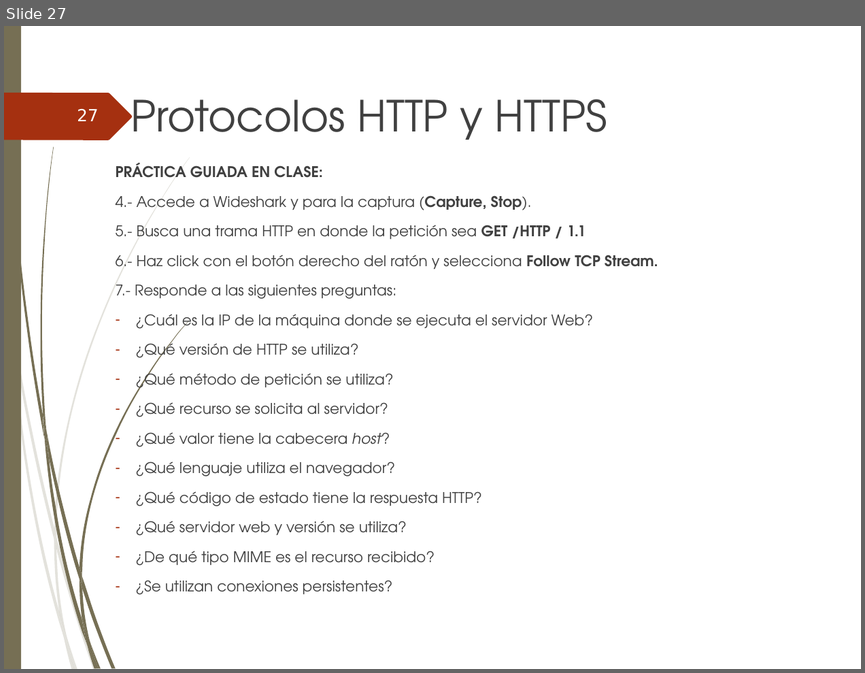
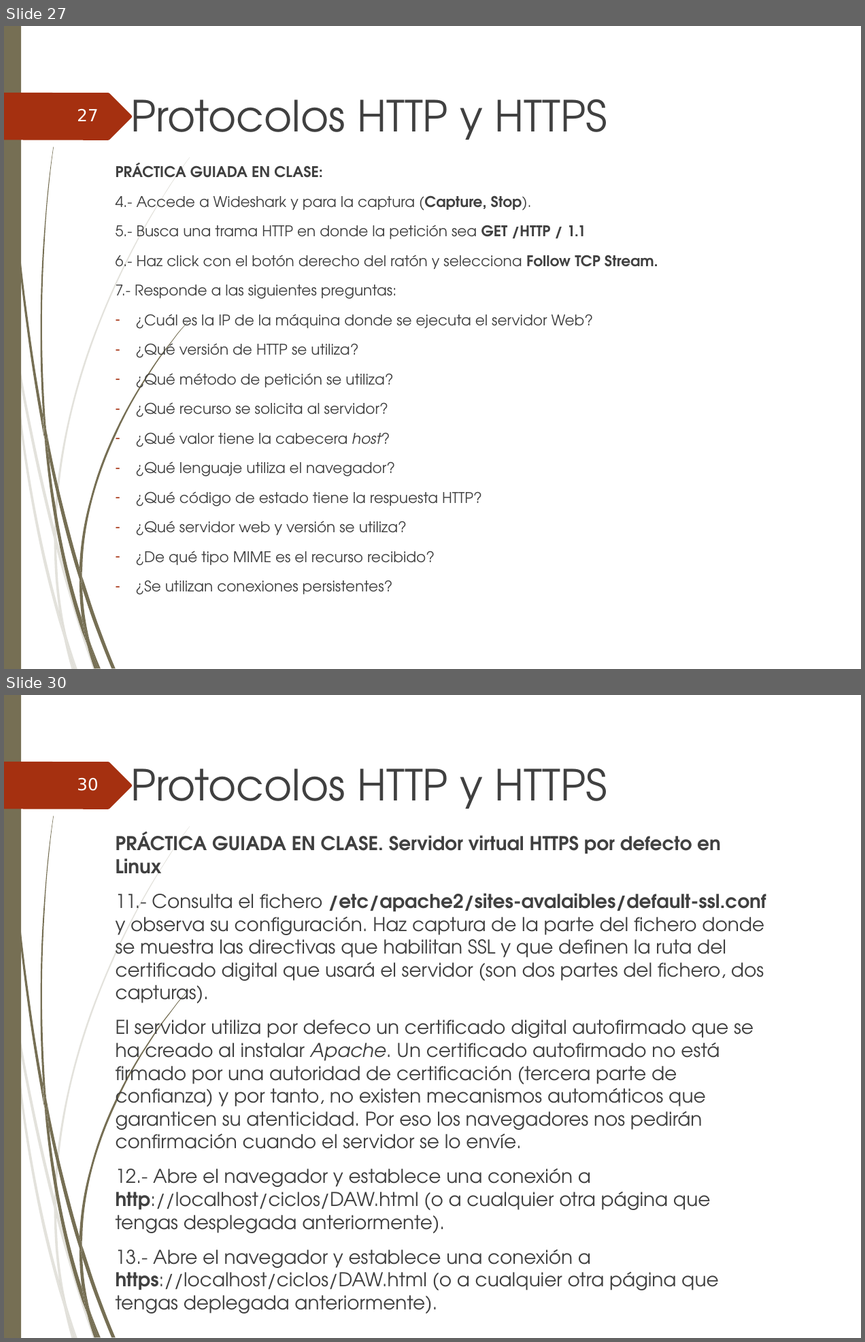
Before and after one commit to ammDAW/daw, a slide deck: 2_DAW/DAW - Beatriz/Unidad2/UT2_Administracion de servidores web.ppt. Shown one above the other, each under a label of ours: slide 27 before the commit, slides 27 and 30 after it; the slides between them are not shown. The pictures are 865x673 and 865x1342 pixels, drawn with LibreOffice and Linux fonts; fonts in the diff are those of the drawing; background and template pictures are left out. Boxes give left, top, right and bottom in pixels: in the first picture for what was removed or moved away, otherwise in the second. Text is boxed around its words. In the diff, an @@ line names an element or a change of style, - is before the commit and + after.

```diff
--- a/2_DAW/DAW - Beatriz/Unidad2/UT2_Administracion de servidores web.ppt
+++ b/2_DAW/DAW - Beatriz/Unidad2/UT2_Administracion de servidores web.ppt
@@ slide 30 added at (4, 695, 861, 1338), background picture (left out); not listed: 24 template elements that a slide beside it also shows @@
@@ title added at (130, 768, 607, 809), 36 pt, text #404040 @@
+Protocolos HTTP y HTTPS
@@ page number added at (77, 778, 98, 791), 14 pt, text #FEFFFF @@
+30
@@ text added at (116, 831, 766, 1313), 16 pt, text #404040 @@
+PRÁCTICA GUIADA EN CLASE. Servidor virtual HTTPS por defecto en Linux
+11.- Consulta el fichero /etc/apache2/sites-avalaibles/default-ssl.conf y observa su configuración. Haz captura de la parte del fichero donde se muestra las directivas que habilitan SSL y que definen la ruta del certificado digital que usará el servidor (son dos partes del fichero, dos capturas).
+El servidor utiliza por defeco un certificado digital autofirmado que se ha creado al instalar Apache. Un certificado autofirmado no está firmado por una autoridad de certificación (tercera parte de confianza) y por tanto, no existen mecanismos automáticos que garanticen su atenticidad. Por eso los navegadores nos pedirán confirmación cuando el servidor se lo envíe.
+12.- Abre el navegador y establece una conexión a http://localhost/ciclos/DAW.html (o a cualquier otra página que tengas desplegada anteriormente).
+13.- Abre el navegador y establece una conexión a https://localhost/ciclos/DAW.html (o a cualquier otra página que tengas deplegada anteriormente).
```
Also in this commit, not shown: 2 slides changed, 10 other slides added, 2 other files.
